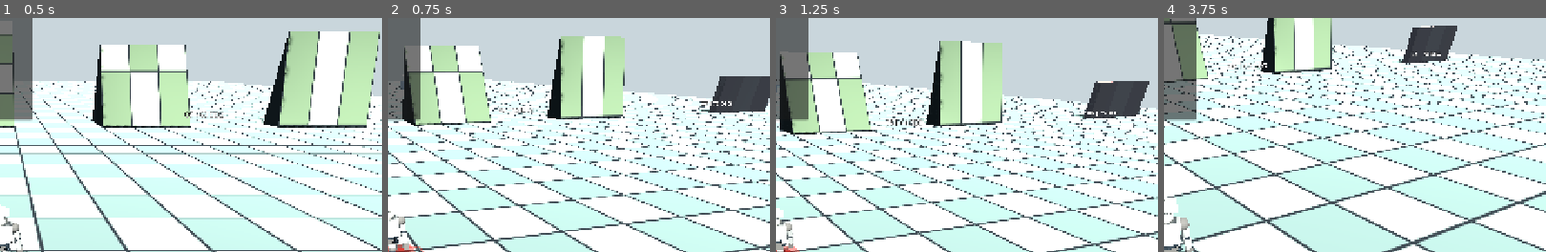
Above: before the commit, frames 1-4 (left to right).
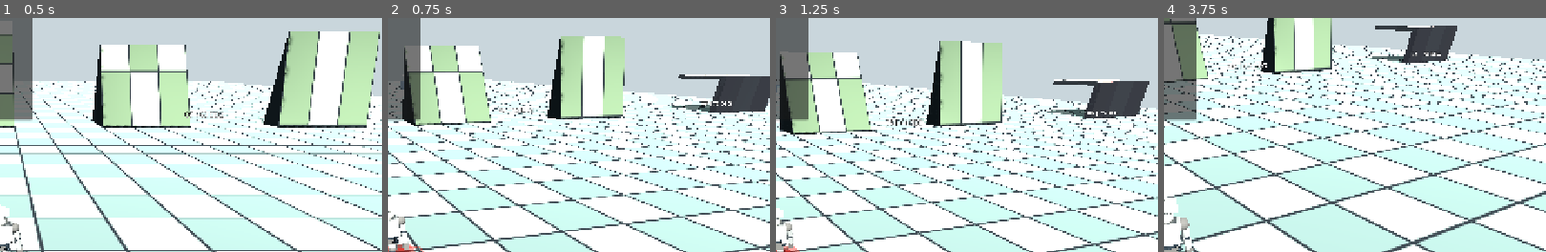
Above: after the commit, the same moments.

Repository: zzunlsj/cherpg
Game: Godot game, scene res://scenes/MotionLab.tscn
Same seed, same stepped clock (60 frames per second), same inputs: the game is played once before the commit and once after it.
Inputs (mouse positions are % of the whole screen's width and height, from its top left):
- Up to frame 1 (0.5 s): no input
- Up to frame 2 (0.75 s): tap Enter at 0.5 s; move the mouse to (55, 50) at 0.52 s; hold W from 0.53 s (still down); hold R from 0.53 s (still down); click (55, 50) at 0.67 s
- Up to frame 3 (1.25 s): keep holding W; keep holding R; tap Space at 0.77 s
- Up to frame 4 (3.75 s): keep holding W; move the mouse to (45, 50) at 1.27 s; release R at 1.28 s; tap F at 1.35 s; tap Space at 1.52, 3.02 s; move the mouse to (52, 48) at 2.02 s; tap O at 2.1 s; move the mouse to (49, 52) at 2.77 s; tap Shift at 2.85 s; click (49, 52) at 2.92 s; move the mouse to (57, 51) at 3.52 s; tap 1 at 3.6 s
The pictures show only the part of the screen within x 50-100%, y 6-56%; the shares and areas given below are measured in that part.

Frame 1 is identical in both runs. In frame 2, 0.4% of the frame differs, in the area x 73-95%, y 24-40%; in frame 3, 0.5%, in the area x 70-90%, y 26-43%; in frame 4, 0.4%.

Commit message:
feat: add solid 3m high landing deck behind 90-degree vertical climb test wall

Diff:
--- a/godot/tests/motion_rotation_lab/scripts/test_lane.gd
+++ b/godot/tests/motion_rotation_lab/scripts/test_lane.gd
@@ -101,6 +101,23 @@
 		collider.shape = shape
 		collider.position = obj.position
 		add_child(collider)
+		# Small, safe landing deck behind the 90° vertical face.
+		# Upper surface exactly y=3.0m, overlapping wall's back side.
+		var deck_mesh := BoxMesh.new()
+		deck_mesh.size = Vector3(6.0,0.30,4.0)
+		var deck := MeshInstance3D.new()
+		deck.name = "VerticalWall3mTopLandingPlatform"
+		deck.mesh = deck_mesh
+		deck.position = Vector3(x,rise_m-0.15,RAMP_Z-2.3)
+		deck.material_override = _checker_material(Color("d8c9ae"),Color("aa967a"))
+		add_child(deck)
+		var deck_shape := BoxShape3D.new()
+		deck_shape.size = deck_mesh.size
+		var deck_collider := CollisionShape3D.new()
+		deck_collider.name = "VerticalWallTopLandingCollision"
+		deck_collider.position = deck.position
+		deck_collider.shape = deck_shape
+		add_child(deck_collider)
 		return
 	var half_w := 3.0
 	var z_front: float = RAMP_Z
